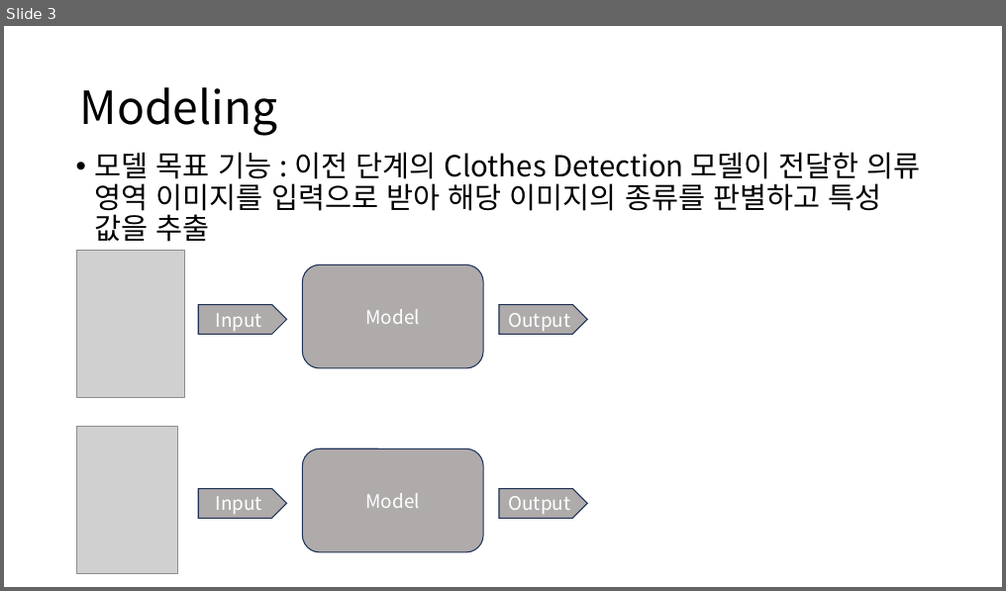
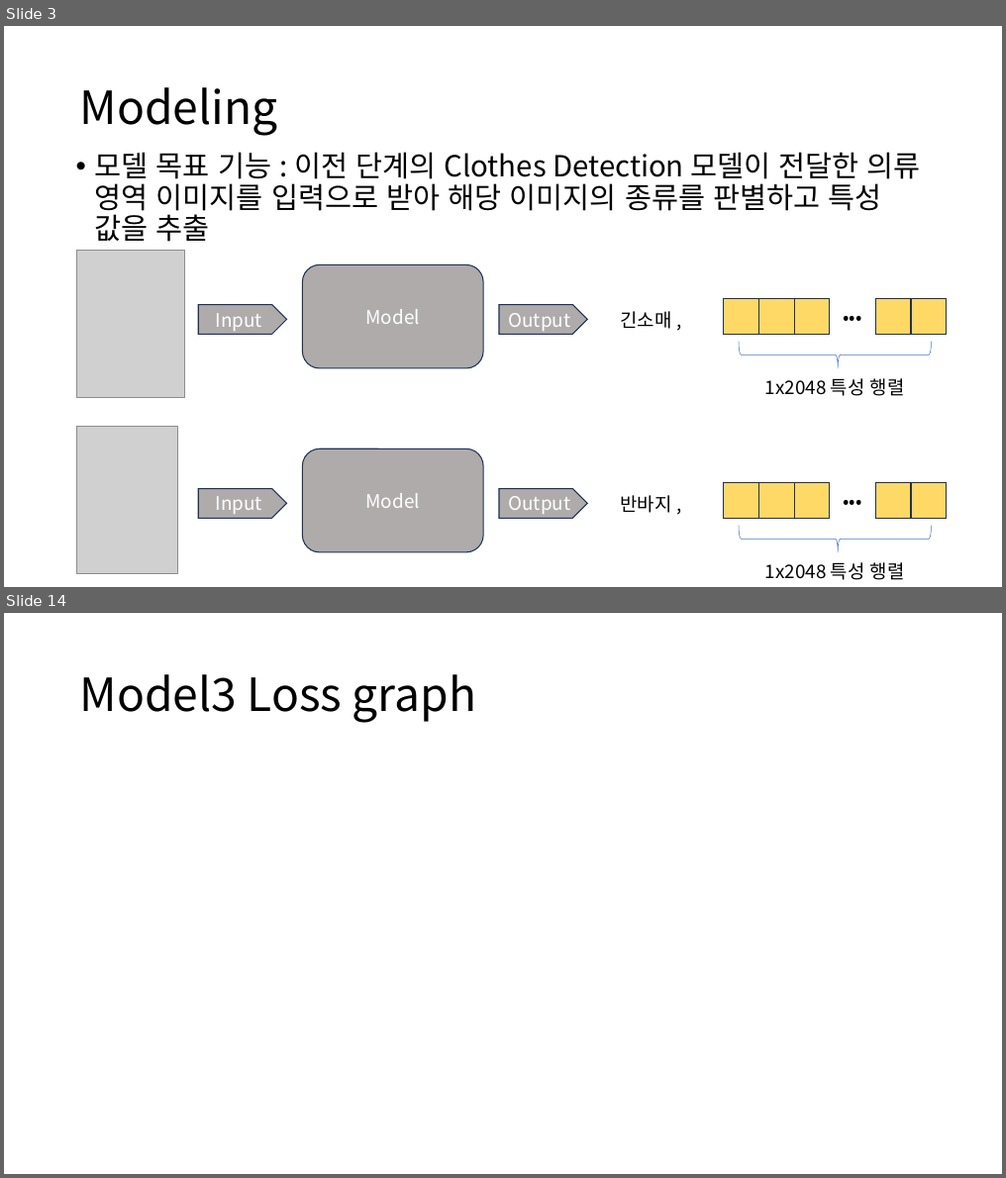
Before and after one commit to Playdata-G-DA35/DA35-final-team2-Item_Classification_RPA, a slide deck: documents/의류 카테고리 분류 모델 결과 보고서.pptx. Shown one above the other, each under a label of ours: slide 3 before the commit, slides 3 and 14 after it; the slides between them are not shown. The pictures are 1006x591 and 1006x1178 pixels, drawn with LibreOffice and Linux fonts; fonts in the diff are those of the drawing; grey boxes stand for pictures. Boxes give left, top, right and bottom in pixels: in the first picture for what was removed or moved away, otherwise in the second. Text is boxed around its words. In the diff, an @@ line names an element or a change of style, - is before the commit and + after.

```diff
--- a/documents/의류 카테고리 분류 모델 결과 보고서.pptx
+++ b/documents/의류 카테고리 분류 모델 결과 보고서.pptx
@@ slide 14 added at box(4, 613, 1002, 1174), background #FFFFFF @@
@@ title added at box(80, 674, 476, 723), 44 pt, text #000000 @@
+Model3 Loss graph
@@ slide 3 changed as well @@
@@ text added at box(620, 311, 671, 329), 18 pt, text #000000 @@
+긴소매 ,
@@ group added at box(724, 299, 946, 396): 5 rectangles, 2 texts, 1 left brace @@
+•••
+1x2048 특성 행렬
@@ text added at box(620, 495, 671, 513), 18 pt, text #000000 @@
+반바지 ,
@@ group added at box(724, 483, 946, 580): 5 rectangles, 2 texts, 1 left brace @@
+•••
+1x2048 특성 행렬
```
Also in this commit, not shown: 1 other slide changed, 15 other slides added, 46 other files.
